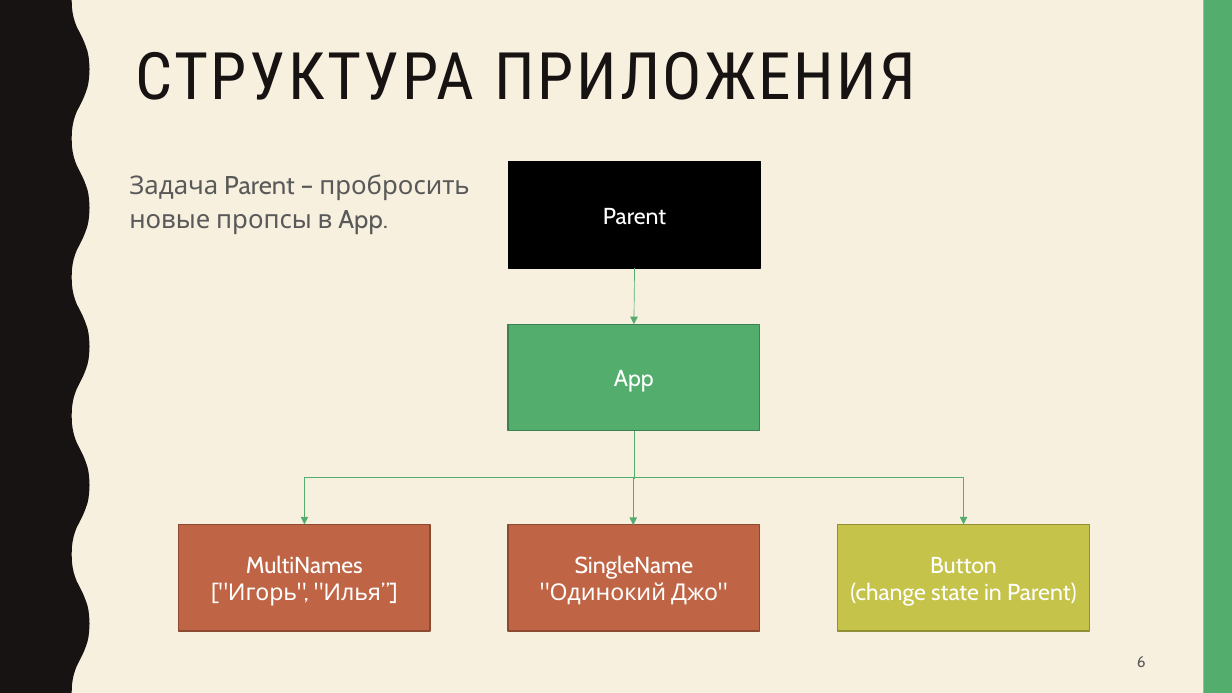
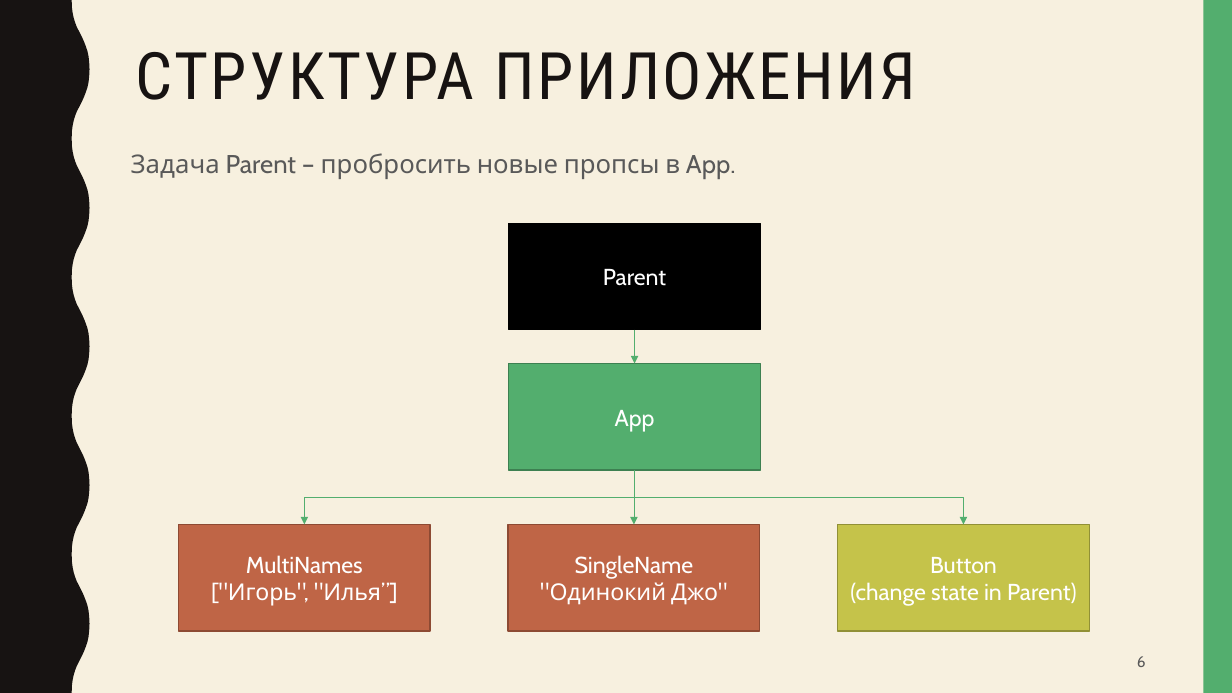
Before and after one commit to artem-gorokhovskii/PureComponent-VS-memo, a slide deck: slide 6 of PureComponent-vs-memo.pptx. Drawn at 1232x693 pixels with LibreOffice and Linux fonts; fonts in the diff are those of the drawing. Boxes give left, top, right and bottom in pixels: in the first picture for what was removed or moved away, otherwise in the second. Text is boxed around its words. In the diff, an @@ line names an element or a change of style, - is before the commit and + after.

```diff
--- a/PureComponent-vs-memo.pptx
+++ b/PureComponent-vs-memo.pptx
@@ text "Задача Parent – пробросить новые ..." rewrapped from box(129, 174, 469, 234) to box(131, 153, 736, 179) @@
@@ rectangle "Parent": place and size @@
-rectangle "Parent" at box(509, 162, 761, 268)
+rectangle "Parent" at box(509, 224, 761, 330)
@@ arrow moved from (635, 268) - (634, 324) to (635, 330) - (635, 364) @@
@@ rectangle "App": place and size @@
-rectangle "App" at box(508, 324, 760, 431)
+rectangle "App" at box(509, 364, 761, 470)
@@ elbow arrow moved from (634, 431) - (304, 525) to (635, 470) - (304, 525) @@
@@ elbow arrow moved from (635, 432) - (633, 525) to (635, 470) - (634, 525) @@
@@ elbow arrow moved from (634, 431) - (964, 525) to (635, 470) - (964, 525) @@
```
Also in this commit, not shown: 3 other slides changed.
